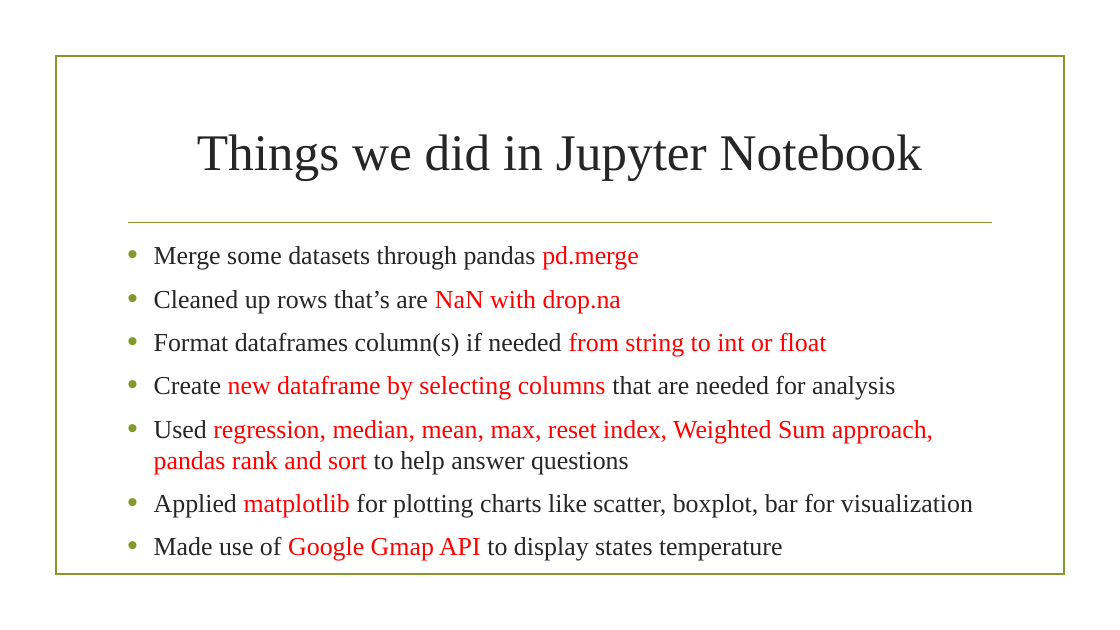
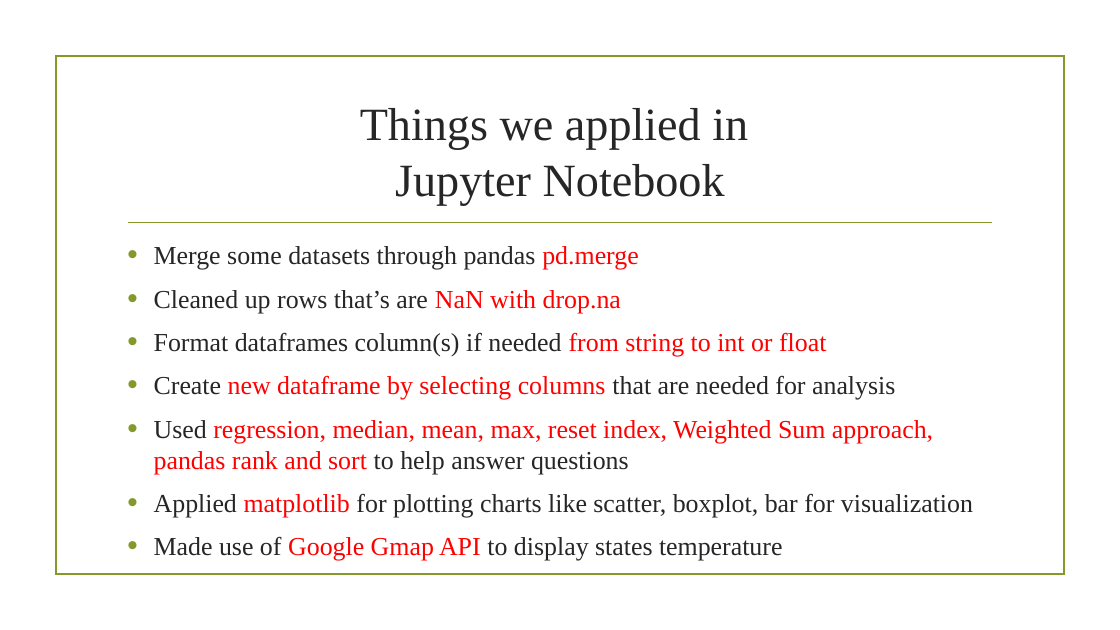
Before and after one commit to prakashbalasubramaniam/The_Incredible_Quad, a slide deck: slide 9 of Working_Presentation.pptx. Drawn at 1120x630 pixels with LibreOffice and Linux fonts; fonts in the diff are those of the drawing; background and template pictures are left out. Boxes give left, top, right and bottom in pixels: in the first picture for what was removed or moved away, otherwise in the second. Text is boxed around its words. In the diff, an @@ line names an element or a change of style, - is before the commit and + after.

```diff
--- a/Working_Presentation.pptx
+++ b/Working_Presentation.pptx
@@ title at (360, 108, 748, 205): text changed; size 44 to 39.6 pt @@
-Things we did in Jupyter Notebook
+Things we applied in
+Jupyter Notebook
```
Also in this commit, not shown: 11 other slides changed, 2 slides added.
